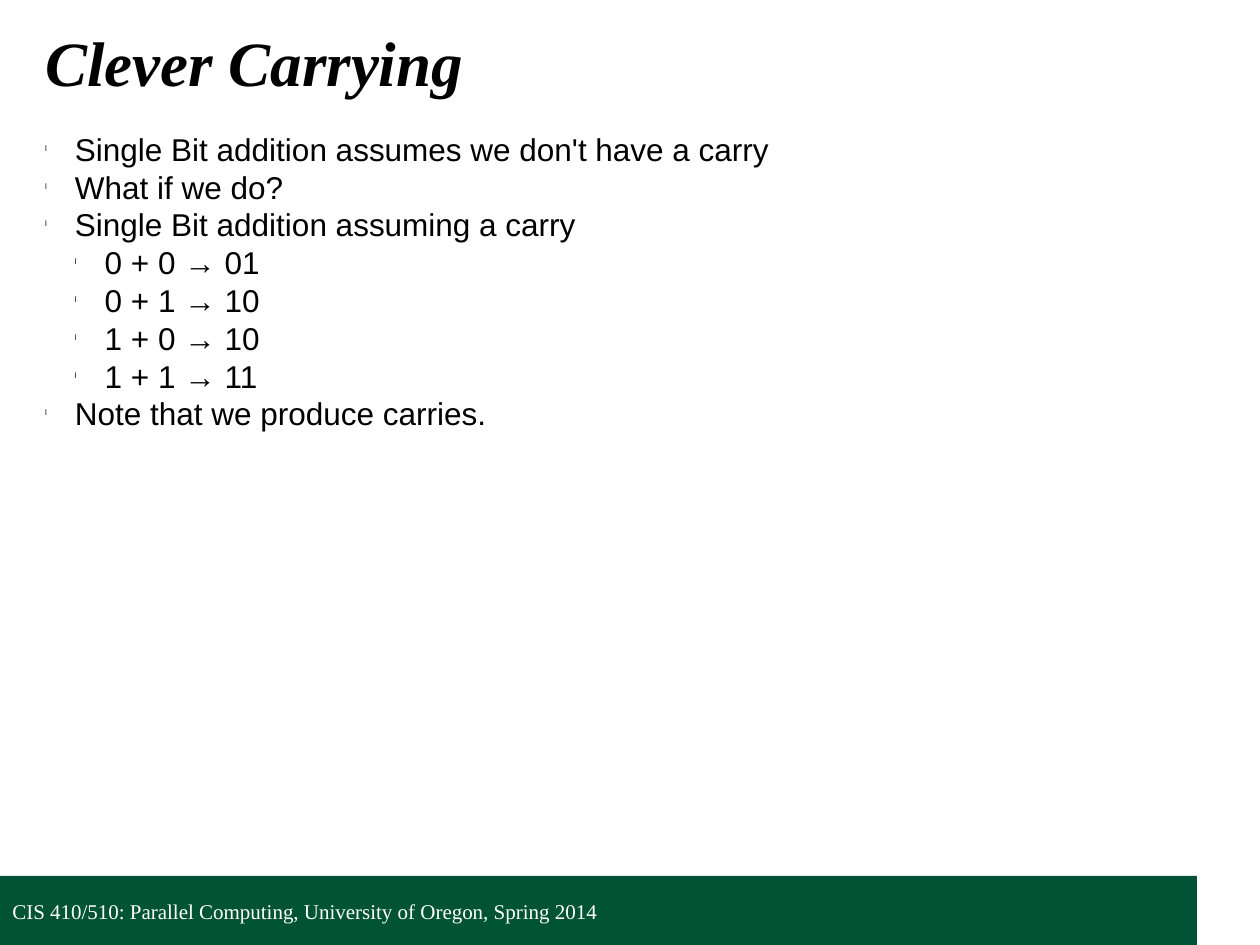
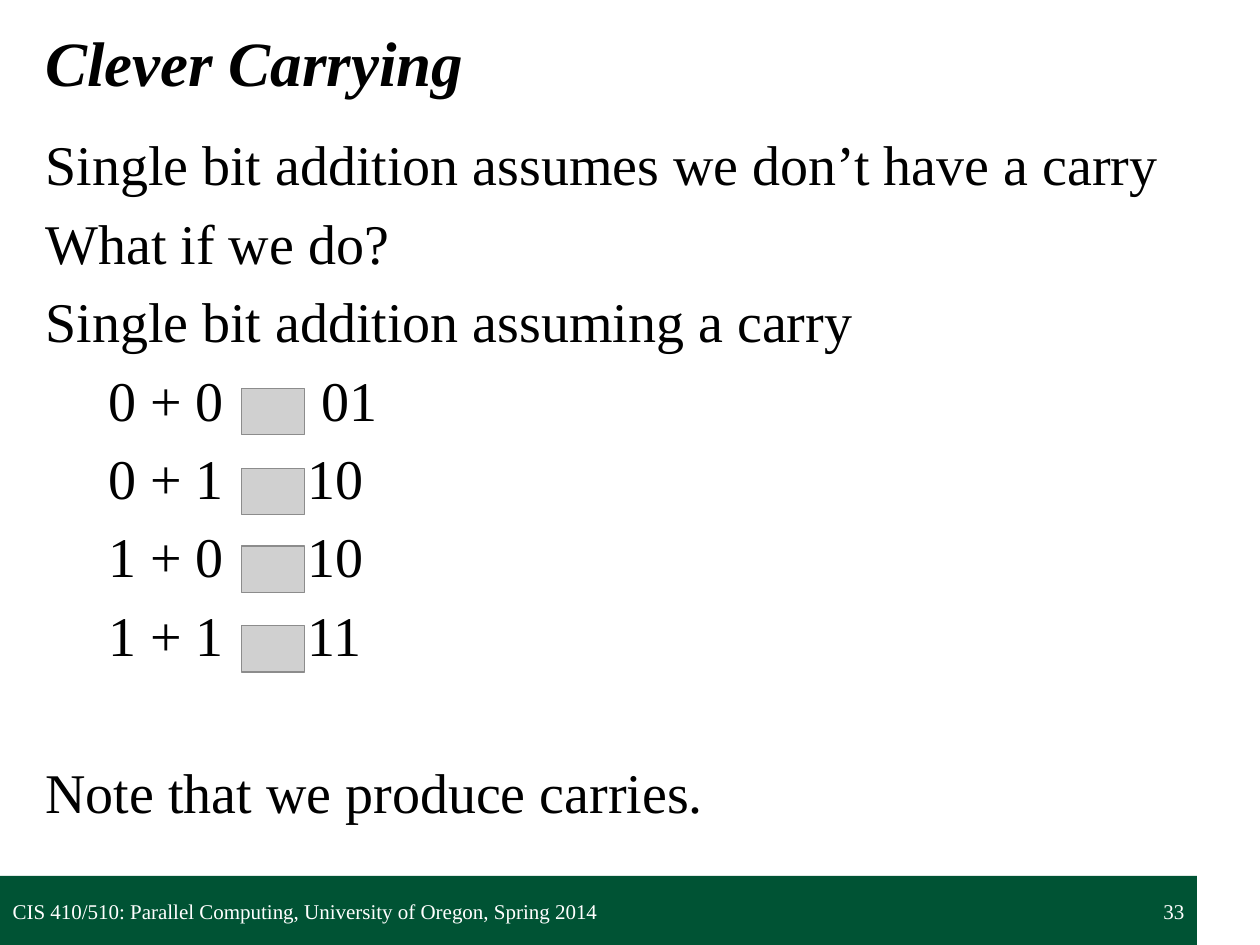
Before and after one commit to UOregonParallel/CourseMaterials, a slide deck: slide 33 of lecture_content/classSlides/2_collectivesPattern/collectivesPattern.pptx (slide 32 before the commit). Drawn at 1260x945 pixels with LibreOffice and Linux fonts; fonts in the diff are those of the drawing; grey boxes stand for pictures; background and template pictures are left out. Boxes give left, top, right and bottom in pixels: in the first picture for what was removed or moved away, otherwise in the second. Text is boxed around its words. In the diff, an @@ line names an element or a change of style, - is before the commit and + after.

Commit message:
Re-formatted collectives presentation, added PDF versions of all lectures for ease in review process.

```diff
--- a/lecture_content/classSlides/2_collectivesPattern/collectivesPattern.pptx
+++ b/lecture_content/classSlides/2_collectivesPattern/collectivesPattern.pptx
@@ text at <box>45,146,1158,196</box>: text changed; size 18 to 32 pt; font Arial to Times New Roman @@
-l Single Bit addition assumes we don't have a carry
+Single bit addition assumes we don’t have a carry
@@ text at <box>45,224,703,823</box>: size 18 to 32 pt, font Arial to Times New Roman in "What if we do?", "Note that we produce carries."; bullet l to none; more space between paragraphs @@
@@ text at <box>45,303,852,656</box>: text changed; size 18 to 32 pt; font Arial to Times New Roman @@
-l Single Bit addition assuming a carry
-  l 0 + 0 → 01
-  l 0 + 1 → 10
-  l 1 + 0 → 10
-  l 1 + 1 → 11
+Single bit addition assuming a carry
+0 + 0 01
+0 + 1 10
+1 + 0 10
+1 + 1 11
@@ picture added at <box>242,388,305,435</box> @@
@@ picture added at <box>242,469,305,515</box> @@
@@ picture added at <box>242,546,305,592</box> @@
@@ picture added at <box>242,626,305,673</box> @@
@@ page number added at <box>1163,905,1184,920</box>, 12 pt, text #FFFFFF @@
+33
```
Also in this commit, not shown: 37 other slides changed, 2 slides added, 2 slides removed, 3 other files.
